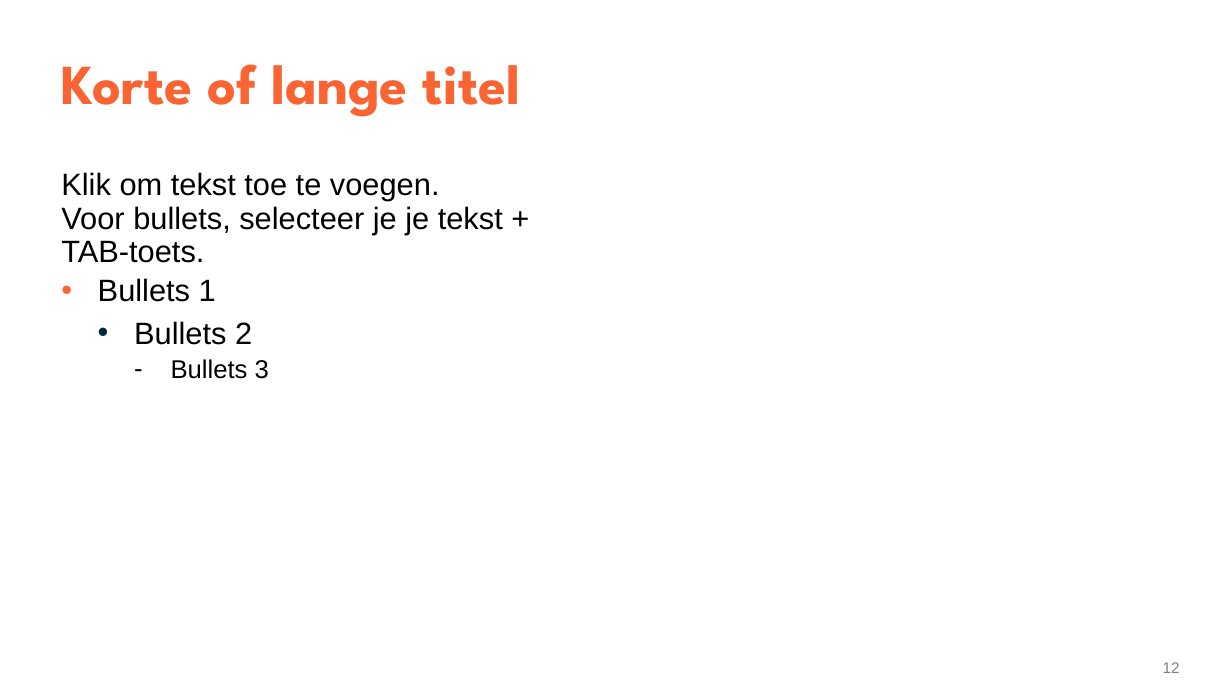
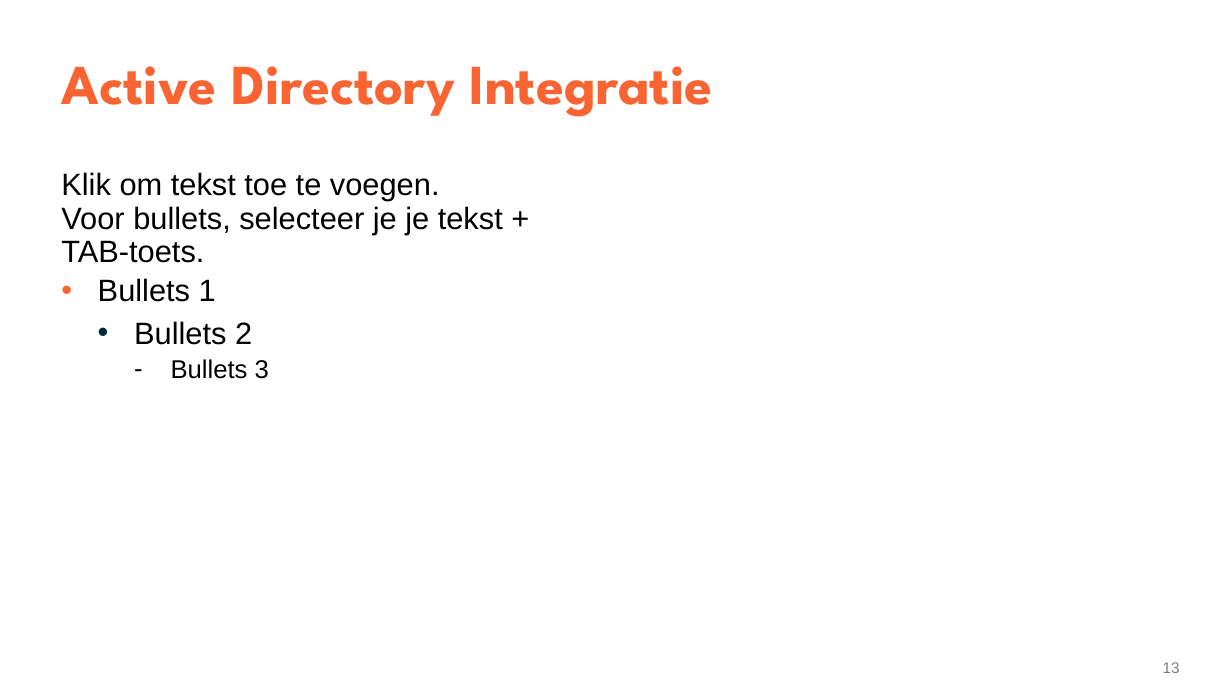
Before and after one commit to YenteLens/ylbachelorproef, a slide deck: slide 13 of Presentatie/eindpresentatie.pptx (slide 12 before the commit). Drawn at 1232x693 pixels with LibreOffice and Linux fonts; fonts in the diff are those of the drawing. Boxes give left, top, right and bottom in pixels: in the first picture for what was removed or moved away, otherwise in the second. Text is boxed around its words. In the diff, an @@ line names an element or a change of style, - is before the commit and + after.

```diff
--- a/Presentatie/eindpresentatie.pptx
+++ b/Presentatie/eindpresentatie.pptx
@@ title at (x1=61, y1=66, x2=713, y2=117): text changed @@
-Korte of lange titel
+Active Directory Integratie
@@ page number at (x1=1163, y1=662, x2=1180, y2=673): text changed @@
-12
+13
```
Also in this commit, not shown: 5 other slides changed, 3 slides added.
